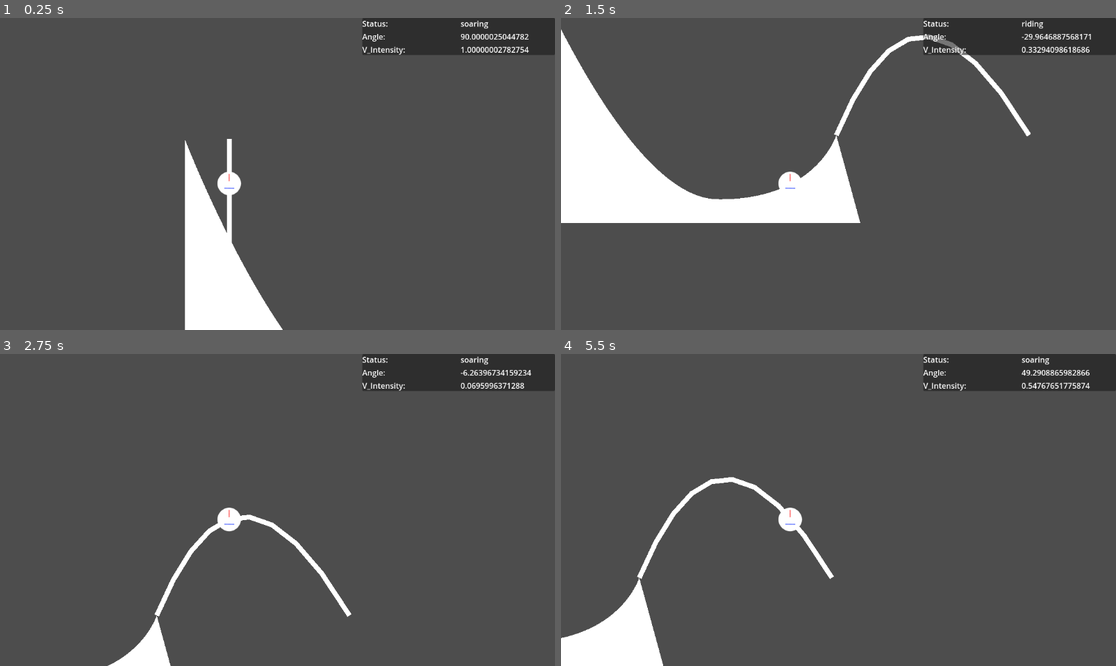
Above: before the commit, frames 1-4 (two rows, left to right).
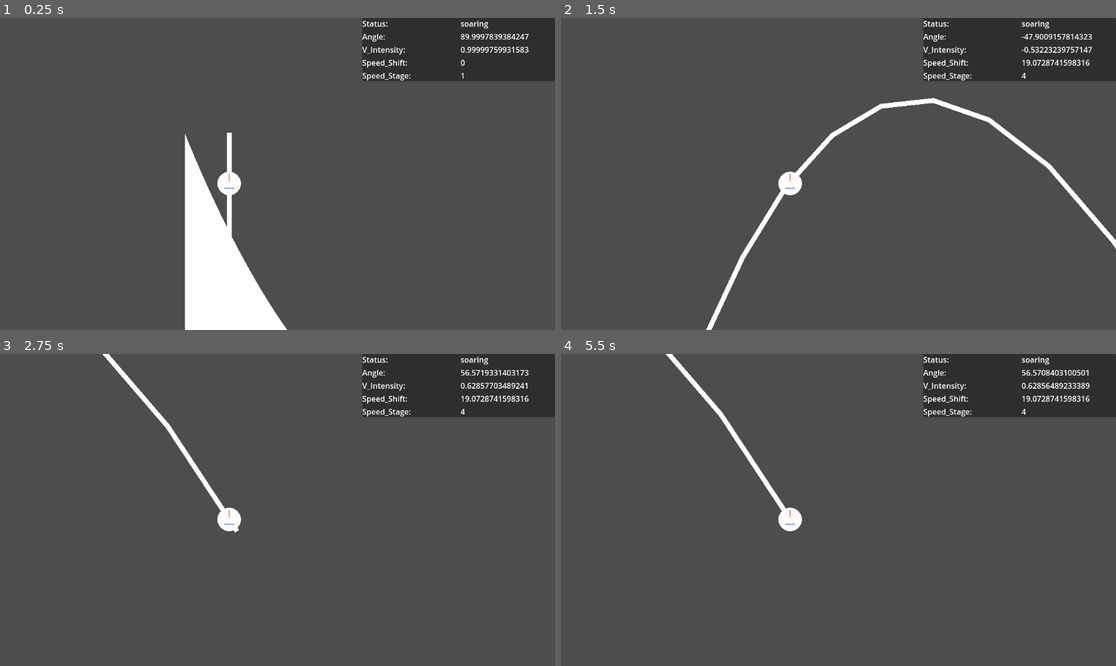
Above: after the commit, the same moments.

Repository: LettucePie/gwj-62-harvest
Game: Godot game, scene res://testing/test_zone.tscn
Two runs of this game, one before a commit and one after it. Both use one fixed random seed, a clock stepped at 60 frames per second and the inputs below.
Inputs:
- Up to frame 1 (0.25 s): no input
- Up to frame 2 (1.5 s): tap Enter (ui_accept) at 0.5, 0.77 s; hold Up (ui_up) 0.53-1.28 s; hold Down (ui_down) from 1.28 s (still down)
- Up to frame 3 (2.75 s): tap Enter (ui_accept) at 1.52 s; release Down (ui_down) at 2.03 s; hold Up (ui_up) from 2.03 s (still down)
- Up to frame 4 (5.5 s): tap Enter (ui_accept) at 3.02, 3.77, 4.52 s; release Up (ui_up) at 3.53 s; hold Down (ui_down) from 3.53 s (still down)

The runs differ from the first frame. In frame 1, 3.4% of the frame differs, in the area x 33-100%, y 5-100%; in frame 2, 16%, in the area x 0-100%, y 0-100%; in frame 3, 5.2%; in frame 4, 7.1%.

Commit message:
Added gravity and speed shifting

Diff:
--- a/gameplay/player_follow.gd
+++ b/gameplay/player_follow.gd
@@ -8,8 +8,10 @@
 ## Speed stages are the gameplay goal. Player can press the speed up and slow -\
 ## down buttons, this will change animation, and after filling a meter either -\
 ## downshift or upshift in speed stage.
-@export var SPEED_STAGES : Array = [4.0, 8.0, 12.0, 16.0]
-@export var SOAR_STAGES : Array = [200.0, 400.0, 600.0, 800.0]
+@export var SPEED_STAGES : Array = [4.0, 8.0, 12.0, 16.0, 20.0]
+@export var SOAR_STAGES : Array = [200.0, 400.0, 600.0, 800.0, 1000.0]
+@export var soaring_damp : Curve
+@export var ramp_accel : Curve
 
 var ramp_area : Area2D = null
 var landing_progress : float = 0.0
@@ -19,7 +21,9 @@
 var angle : float
 var vert_intensity : float
 var speed_stage : int = 1
+var speed_shift : float = 0.0
 var soaring_arc : Curve2D
+var soar_velocity : float = 0.0
 
 
 func _ready():
@@ -40,24 +44,30 @@
 		current_ramp = ramp_area.get_parent().close_enough(self)
 	if current_ramp != null and !launched_ramps.has(current_ramp):
 		if current_ramp != get_parent():
-			get_parent().remove_child(self)
-			current_ramp.add_child(self)
-			print("Reassigned Parent")
-			progress = landing_progress
-			print("RAMP: ", current_ramp)
+			landing()
 		riding(delta)
 	elif get_parent() is Launch:
 		soaring(delta)
+
+
+func landing():
+	current_ramp.adopt_player(self)
+	progress = landing_progress
 
 
 func riding(deltatime):
 	if status != "riding":
 		status = "riding"
 	calculate_angle()
+	var speed_modif = ramp_accel.sample(abs(vert_intensity))
+	var revving = true
 	if Input.is_action_just_pressed("ui_up"):
-		speed_stage = clamp(speed_stage + 1, 0, 3)
+		speed_modif *= 1.10
 	if Input.is_action_just_pressed("ui_down"):
-		speed_stage = clamp(speed_stage - 1, 0, 3)
+		speed_modif *= -0.5
+		revving = false
+	speed_shift += speed_modif
+	eval_speed(revving)
 	progress += SPEED_STAGES[speed_stage]
 	predict_soar()
 	if progress_ratio >= 0.98:
@@ -73,7 +83,19 @@
 		var next_path_pos = curve.sample_baked(next_progress)
 		var direction = prev_path_pos.direction_to(next_path_pos)
 		angle = direction.angle()
-		vert_intensity = abs(angle) / abs(PI / 2.0)
+		vert_intensity = angle / abs(PI / 2.0)
+
+
+func eval_speed(revving_up : bool):
+	var applied_speed = SPEED_STAGES[speed_stage] + speed_shift
+	if revving_up and speed_stage < SPEED_STAGES.size() - 1:
+		if applied_speed >= SPEED_STAGES[speed_stage + 1]:
+			speed_stage += 1
+			speed_shift = 0.0
+	elif !revving_up and speed_stage > 1:
+		if applied_speed <= SPEED_STAGES[speed_stage - 1]:
+			speed_stage -=1
+			speed_shift = 0.0
 
 
 func predict_soar():
@@ -104,6 +126,7 @@
 	launched_ramps.append(current_ramp)
 	current_ramp = null
 	progress = 0.0
+	soar_velocity = 0.0
 	emit_signal("parent_launch", self)
 
 
@@ -111,7 +134,14 @@
 	if status != "soaring":
 		status = "soaring"
 	calculate_angle()
-	var weighted_speed = SPEED_STAGES[speed_stage] * vert_intensity
+	var soaring_accel = soaring_damp.sample(abs(vert_intensity))
+	var weighted_speed = SPEED_STAGES[speed_stage] * soaring_accel
+	if angle > 0.01:
+		## Add Gravity
+		if soar_velocity <= 0.0:
+			soar_velocity = weighted_speed
+		soar_velocity += (9.8 * soaring_accel) * deltatime
+		weighted_speed = clamp(soar_velocity, 0.0, 20.0)
 	if vert_intensity == 0:
 		weighted_speed = SPEED_STAGES[speed_stage]
 	progress += weighted_speed
--- a/gameplay/player_follow.tscn
+++ b/gameplay/player_follow.tscn
@@ -1,6 +1,14 @@
-[gd_scene load_steps=3 format=3 uid="uid://bqli0ogr3o2of"]
+[gd_scene load_steps=5 format=3 uid="uid://bqli0ogr3o2of"]
 
 [ext_resource type="Script" path="res://gameplay/player_follow.gd" id="1_0i1hn"]
+
+[sub_resource type="Curve" id="Curve_wckgs"]
+_data = [Vector2(0, 0.536364), 0.0, 0.463636, 0, 1, Vector2(1, 1), 0.463636, 0.0, 1, 0]
+point_count = 2
+
+[sub_resource type="Curve" id="Curve_u1omn"]
+_data = [Vector2(0, 0), 0.0, 1.98049, 0, 0, Vector2(1, 1), 0.173034, 0.0, 0, 0]
+point_count = 2
 
 [sub_resource type="CircleShape2D" id="CircleShape2D_1porx"]
 radius = 23.0868
@@ -9,6 +17,10 @@
 rotates = false
 loop = false
 script = ExtResource("1_0i1hn")
+SPEED_STAGES = [4.0, 8.0, 12.0, 16.0, 20.0]
+SOAR_STAGES = [200.0, 400.0, 600.0, 800.0, 1000.0]
+soaring_damp = SubResource("Curve_wckgs")
+ramp_accel = SubResource("Curve_u1omn")
 
 [node name="vis_point" type="Marker2D" parent="."]
 
--- a/gameplay/ui/testing_ui.gd
+++ b/gameplay/ui/testing_ui.gd
@@ -16,3 +16,5 @@
 	$Panel/VBoxContainer/status_container/status.text = str(player.status)
 	$Panel/VBoxContainer/angle_container/angle.text = str(rad_to_deg(player.angle))
 	$Panel/VBoxContainer/vert_container/vert.text = str(player.vert_intensity)
+	$Panel/VBoxContainer/speed_shift/speed.text = str(player.speed_shift)
+	$Panel/VBoxContainer/speed_stage/stage.text = str(player.speed_stage)
--- a/gameplay/ui/testing_ui.tscn
+++ b/gameplay/ui/testing_ui.tscn
@@ -65,3 +65,31 @@
 layout_mode = 2
 text = "0000"
 clip_text = true
+
+[node name="speed_shift" type="HBoxContainer" parent="Panel/VBoxContainer"]
+layout_mode = 2
+
+[node name="speed_label" type="Label" parent="Panel/VBoxContainer/speed_shift"]
+custom_minimum_size = Vector2(200, 0)
+layout_mode = 2
+text = "Speed_Shift:"
+
+[node name="speed" type="Label" parent="Panel/VBoxContainer/speed_shift"]
+custom_minimum_size = Vector2(150, 0)
+layout_mode = 2
+text = "0000"
+clip_text = true
+
+[node name="speed_stage" type="HBoxContainer" parent="Panel/VBoxContainer"]
+layout_mode = 2
+
+[node name="stage_label" type="Label" parent="Panel/VBoxContainer/speed_stage"]
+custom_minimum_size = Vector2(200, 0)
+layout_mode = 2
+text = "Speed_Stage: "
+
+[node name="stage" type="Label" parent="Panel/VBoxContainer/speed_stage"]
+custom_minimum_size = Vector2(150, 0)
+layout_mode = 2
+text = "0000"
+clip_text = true
--- a/levels/ramps/ramp_path.gd
+++ b/levels/ramps/ramp_path.gd
@@ -46,15 +46,9 @@
 	$area/box.shape = area_shape
 
 
-func find_launch_vector():
-	var cap = baked_points.size() - 1
-	var inner_point = baked_points[cap - 2]
-	var end_point = baked_points[cap]
-	launch_vector = inner_point.direction_to(end_point)
-
-
-func get_ramp_final_position():
-	return baked_points[baked_points.size() - 1]
+func adopt_player(player : Player):
+	player.get_parent().remove_child(player)
+	add_child(player)
 
 
 func close_enough(player : PathFollow2D):
@@ -66,3 +60,14 @@
 		return self
 	else:
 		return null
+
+
+func find_launch_vector():
+	var cap = baked_points.size() - 1
+	var inner_point = baked_points[cap - 2]
+	var end_point = baked_points[cap]
+	launch_vector = inner_point.direction_to(end_point)
+
+
+func get_ramp_final_position():
+	return baked_points[baked_points.size() - 1]
--- a/levels/stage_path.tscn
+++ b/levels/stage_path.tscn
@@ -11,6 +11,8 @@
 
 [node name="player_follow" parent="." instance=ExtResource("1_3fmwe")]
 position = Vector2(132, 43)
+SPEED_STAGES = null
+SOAR_STAGES = null
 
 [node name="path" parent="." instance=ExtResource("2_1hcjy")]
 position = Vector2(40, 43)
